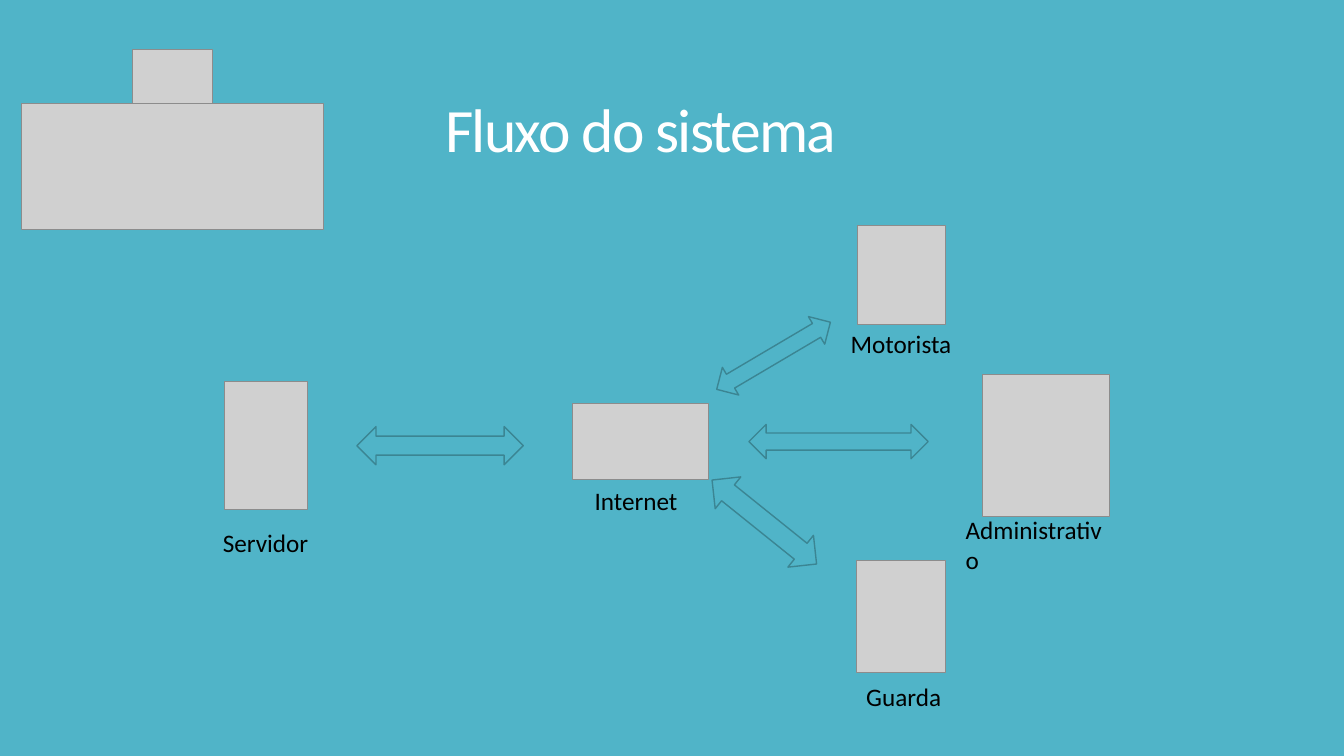
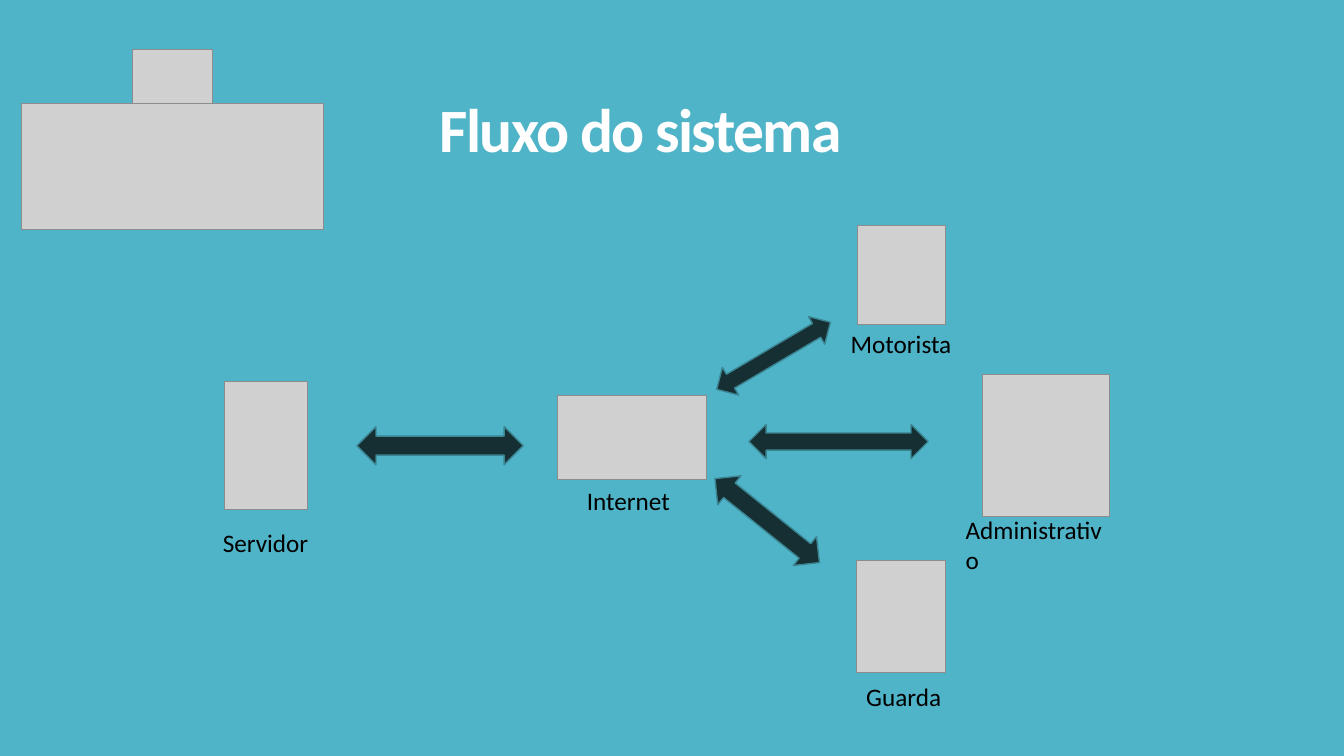
Before and after one commit to ifpe-cti/zonaAzulDigital, a slide deck: slide 6 of Doc/PPO.pptx. Drawn at 1344x756 pixels with LibreOffice and Linux fonts; fonts in the diff are those of the drawing; grey boxes stand for pictures. Boxes give left, top, right and bottom in pixels: in the first picture for what was removed or moved away, otherwise in the second. Text is boxed around its words. In the diff, an @@ line names an element or a change of style, - is before the commit and + after.

```diff
--- a/Doc/PPO.pptx
+++ b/Doc/PPO.pptx
@@ title "Fluxo do sistema" at bbox=[440, 109, 842, 153]: bold on @@
@@ picture: place and size @@
-picture at bbox=[573, 403, 709, 480]
+picture at bbox=[558, 395, 707, 480]
@@ fill #50B4C8 to #162F33 in 4 elements at bbox=[357, 426, 523, 465], bbox=[709, 308, 839, 403], bbox=[749, 424, 929, 459], bbox=[704, 464, 832, 577] @@
@@ left right arrow: place and size @@
-left right arrow at bbox=[700, 465, 830, 580]
+left right arrow at bbox=[704, 464, 832, 577]
@@ text "Internet": place and size @@
-text "Internet" at bbox=[595, 494, 678, 510]
+text "Internet" at bbox=[587, 494, 670, 510]
```
Also in this commit, not shown: 2 other slides changed, 3 slides added.
